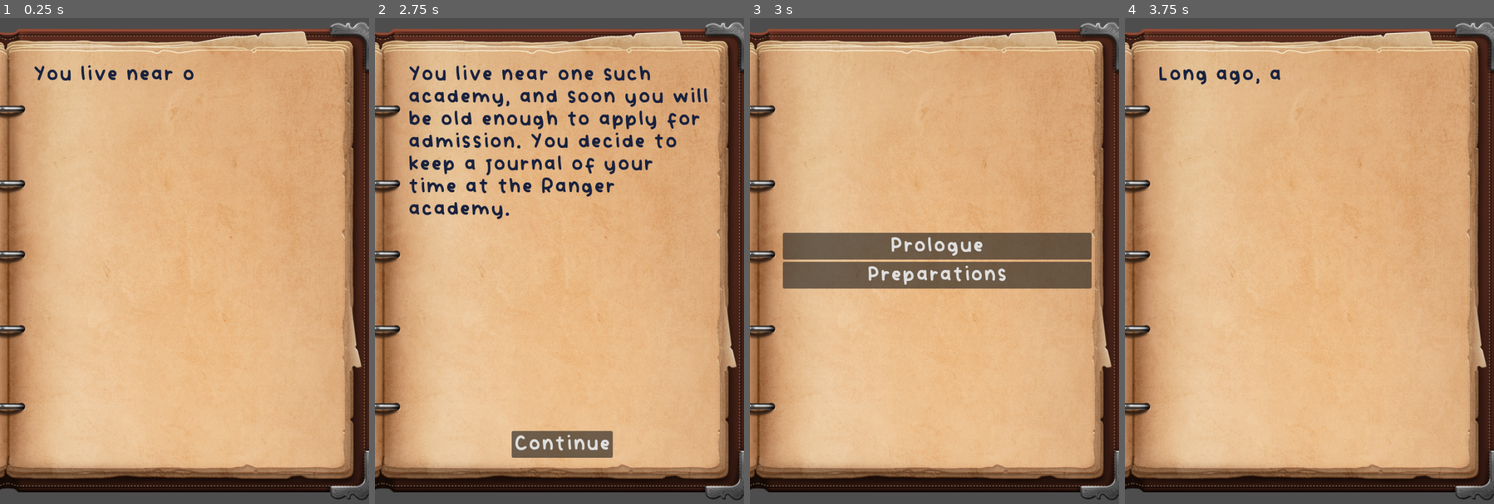
Above: before the commit, frames 1-4 (left to right).
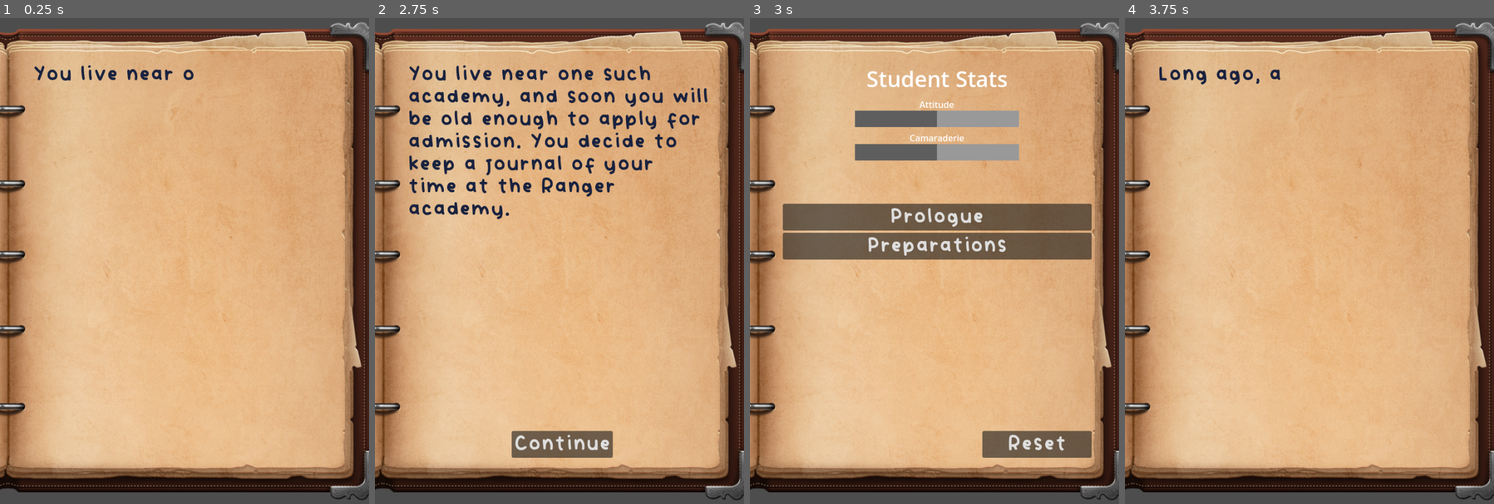
Above: after the commit, the same moments.

Repository: starlightlacuna/godot-wild-jam-75
Game: Godot game, scene res://journal.tscn
The game is run twice, just before and just after one commit, with the same random seed, the same clock (stepped at 60 frames per second) and the same inputs. The engine's default icon, where the game draws it, is replaced by a stand-in: a white triangle on a blue panel in a dark square.
Inputs:
- Up to frame 1 (0.25 s): no input
- Up to frame 2 (2.75 s): no input
- Up to frame 3 (3 s): click "Continue" at 2.75 s
- Up to frame 4 (3.75 s): click "Prologue" at 3.5 s

Frames 1-2 are identical in both runs. In frame 3, 15% of the frame differs, in the area x 8-93%, y 10-91%; in frame 4, nothing differs.

Commit message:
Add sound effects

Diff:
--- /dev/null
+++ b/Assets/Audio/Resources/page_turn1.tres
@@ -0,0 +1,9 @@
+[gd_resource type="Resource" script_class="SoundEffectData" load_steps=3 format=3 uid="uid://icrr2byqbkip"]
+
+[ext_resource type="Script" path="res://Assets/Audio/Resources/sound_effect_data.gd" id="1_1hxy6"]
+[ext_resource type="AudioStream" uid="uid://dixux5euneely" path="res://Assets/Audio/page_turn1.wav" id="1_qw7a4"]
+
+[resource]
+script = ExtResource("1_1hxy6")
+audio = ExtResource("1_qw7a4")
+volume_override = 0.0
--- /dev/null
+++ b/Assets/Audio/Resources/page_turn2.tres
@@ -0,0 +1,9 @@
+[gd_resource type="Resource" script_class="SoundEffectData" load_steps=3 format=3 uid="uid://dncqypwjoeunc"]
+
+[ext_resource type="AudioStream" uid="uid://dixux5euneely" path="res://Assets/Audio/page_turn1.wav" id="1_dxrci"]
+[ext_resource type="Script" path="res://Assets/Audio/Resources/sound_effect_data.gd" id="2_4v8nu"]
+
+[resource]
+script = ExtResource("2_4v8nu")
+audio = ExtResource("1_dxrci")
+volume_override = 0.0
--- /dev/null
+++ b/Assets/Audio/Resources/page_turn3.tres
@@ -0,0 +1,9 @@
+[gd_resource type="Resource" script_class="SoundEffectData" load_steps=3 format=3 uid="uid://dal8okfvcnwp"]
+
+[ext_resource type="AudioStream" uid="uid://d21wkxuqj2c6h" path="res://Assets/Audio/page_turn2.wav" id="1_8xyty"]
+[ext_resource type="Script" path="res://Assets/Audio/Resources/sound_effect_data.gd" id="2_qkkm5"]
+
+[resource]
+script = ExtResource("2_qkkm5")
+audio = ExtResource("1_8xyty")
+volume_override = 0.0
--- /dev/null
+++ b/Assets/Audio/Resources/page_turn4.tres
@@ -0,0 +1,9 @@
+[gd_resource type="Resource" script_class="SoundEffectData" load_steps=3 format=3 uid="uid://d3dxiu8o3x2ao"]
+
+[ext_resource type="AudioStream" uid="uid://bl2pg7b3p6g28" path="res://Assets/Audio/page_turn3.wav" id="1_70w4u"]
+[ext_resource type="Script" path="res://Assets/Audio/Resources/sound_effect_data.gd" id="2_qwv7w"]
+
+[resource]
+script = ExtResource("2_qwv7w")
+audio = ExtResource("1_70w4u")
+volume_override = 0.0
--- /dev/null
+++ b/Assets/Audio/Resources/page_turn5.tres
@@ -0,0 +1,9 @@
+[gd_resource type="Resource" script_class="SoundEffectData" load_steps=3 format=3 uid="uid://b5dw7qy26dejf"]
+
+[ext_resource type="AudioStream" uid="uid://80lbqxdg2j4k" path="res://Assets/Audio/page_turn5.wav" id="1_05gfw"]
+[ext_resource type="Script" path="res://Assets/Audio/Resources/sound_effect_data.gd" id="2_wqtq4"]
+
+[resource]
+script = ExtResource("2_wqtq4")
+audio = ExtResource("1_05gfw")
+volume_override = 0.0
--- /dev/null
+++ b/Assets/Audio/Resources/page_turn6.tres
@@ -0,0 +1,9 @@
+[gd_resource type="Resource" script_class="SoundEffectData" load_steps=3 format=3 uid="uid://dq6hy1bdt0bjy"]
+
+[ext_resource type="AudioStream" uid="uid://80lbqxdg2j4k" path="res://Assets/Audio/page_turn5.wav" id="1_1bdpg"]
+[ext_resource type="Script" path="res://Assets/Audio/Resources/sound_effect_data.gd" id="2_cqnnp"]
+
+[resource]
+script = ExtResource("2_cqnnp")
+audio = ExtResource("1_1bdpg")
+volume_override = 0.0
--- /dev/null
+++ b/Assets/Audio/Resources/page_turn7.tres
@@ -0,0 +1,9 @@
+[gd_resource type="Resource" script_class="SoundEffectData" load_steps=3 format=3 uid="uid://dr7qwrlo7bxap"]
+
+[ext_resource type="AudioStream" uid="uid://cv2y8jc65jtoc" path="res://Assets/Audio/page_turn6.wav" id="1_ennch"]
+[ext_resource type="Script" path="res://Assets/Audio/Resources/sound_effect_data.gd" id="2_t5d4i"]
+
+[resource]
+script = ExtResource("2_t5d4i")
+audio = ExtResource("1_ennch")
+volume_override = 0.0
--- /dev/null
+++ b/Assets/Audio/Resources/page_turn8.tres
@@ -0,0 +1,9 @@
+[gd_resource type="Resource" script_class="SoundEffectData" load_steps=3 format=3 uid="uid://b5m4yhyrmxd4"]
+
+[ext_resource type="AudioStream" uid="uid://sf530empenyr" path="res://Assets/Audio/page_turn7.wav" id="1_i7lgw"]
+[ext_resource type="Script" path="res://Assets/Audio/Resources/sound_effect_data.gd" id="2_vx6jm"]
+
+[resource]
+script = ExtResource("2_vx6jm")
+audio = ExtResource("1_i7lgw")
+volume_override = 0.0
--- /dev/null
+++ b/Assets/Audio/Resources/sound_effect_data.gd
@@ -0,0 +1,5 @@
+class_name SoundEffectData
+extends Resource
+
+@export var audio: AudioStream
+@export_range(-80, 24) var volume_override: float = 0
--- /dev/null
+++ b/Assets/Audio/Resources/writing1.tres
@@ -0,0 +1,9 @@
+[gd_resource type="Resource" script_class="SoundEffectData" load_steps=3 format=3 uid="uid://ca7akmlc7xvip"]
+
+[ext_resource type="AudioStream" uid="uid://cfp0p3n35dqhb" path="res://Assets/Audio/writing1.wav" id="1_47gnd"]
+[ext_resource type="Script" path="res://Assets/Audio/Resources/sound_effect_data.gd" id="2_pq202"]
+
+[resource]
+script = ExtResource("2_pq202")
+audio = ExtResource("1_47gnd")
+volume_override = 5.0
--- /dev/null
+++ b/Assets/Audio/Resources/writing2.tres
@@ -0,0 +1,9 @@
+[gd_resource type="Resource" script_class="SoundEffectData" load_steps=3 format=3 uid="uid://duh0qvgyjyrjo"]
+
+[ext_resource type="AudioStream" uid="uid://cugn03glq41pl" path="res://Assets/Audio/writing2.wav" id="1_bfywe"]
+[ext_resource type="Script" path="res://Assets/Audio/Resources/sound_effect_data.gd" id="2_3i7my"]
+
+[resource]
+script = ExtResource("2_3i7my")
+audio = ExtResource("1_bfywe")
+volume_override = 5.0
--- /dev/null
+++ b/Assets/Audio/Resources/writing3.tres
@@ -0,0 +1,9 @@
+[gd_resource type="Resource" script_class="SoundEffectData" load_steps=3 format=3 uid="uid://cjfjb50op3h5i"]
+
+[ext_resource type="AudioStream" uid="uid://neryjdmnd0kt" path="res://Assets/Audio/writing3.wav" id="1_7hy8o"]
+[ext_resource type="Script" path="res://Assets/Audio/Resources/sound_effect_data.gd" id="2_rmfp4"]
+
+[resource]
+script = ExtResource("2_rmfp4")
+audio = ExtResource("1_7hy8o")
+volume_override = 7.0
--- /dev/null
+++ b/Assets/Audio/Resources/writing4.tres
@@ -0,0 +1,9 @@
+[gd_resource type="Resource" script_class="SoundEffectData" load_steps=3 format=3 uid="uid://8a3y4ylg60m2"]
+
+[ext_resource type="AudioStream" uid="uid://bma7w2weo0wjq" path="res://Assets/Audio/writing4.wav" id="1_2ydw4"]
+[ext_resource type="Script" path="res://Assets/Audio/Resources/sound_effect_data.gd" id="2_3cf3g"]
+
+[resource]
+script = ExtResource("2_3cf3g")
+audio = ExtResource("1_2ydw4")
+volume_override = 8.0
--- /dev/null
+++ b/Assets/Audio/Resources/writing5.tres
@@ -0,0 +1,9 @@
+[gd_resource type="Resource" script_class="SoundEffectData" load_steps=3 format=3 uid="uid://da8383wh0g8yx"]
+
+[ext_resource type="AudioStream" uid="uid://bat18g6cuc1ck" path="res://Assets/Audio/writing5.wav" id="1_jfyhg"]
+[ext_resource type="Script" path="res://Assets/Audio/Resources/sound_effect_data.gd" id="2_jay7j"]
+
+[resource]
+script = ExtResource("2_jay7j")
+audio = ExtResource("1_jfyhg")
+volume_override = 8.0
--- /dev/null
+++ b/Assets/Audio/Resources/writing6.tres
@@ -0,0 +1,9 @@
+[gd_resource type="Resource" script_class="SoundEffectData" load_steps=3 format=3 uid="uid://fnlq00efetcn"]
+
+[ext_resource type="AudioStream" uid="uid://83i0m7v5peui" path="res://Assets/Audio/writing6.wav" id="1_1fgkm"]
+[ext_resource type="Script" path="res://Assets/Audio/Resources/sound_effect_data.gd" id="2_knjdn"]
+
+[resource]
+script = ExtResource("2_knjdn")
+audio = ExtResource("1_1fgkm")
+volume_override = 5.0
--- /dev/null
+++ b/Assets/Audio/Resources/writing7.tres
@@ -0,0 +1,9 @@
+[gd_resource type="Resource" script_class="SoundEffectData" load_steps=3 format=3 uid="uid://iivvp5kjxx3k"]
+
+[ext_resource type="AudioStream" uid="uid://byl555ssr63cx" path="res://Assets/Audio/writing7.wav" id="1_l5wew"]
+[ext_resource type="Script" path="res://Assets/Audio/Resources/sound_effect_data.gd" id="2_nvq3a"]
+
+[resource]
+script = ExtResource("2_nvq3a")
+audio = ExtResource("1_l5wew")
+volume_override = 5.0
--- /dev/null
+++ b/Assets/Audio/Resources/writing8.tres
@@ -0,0 +1,9 @@
+[gd_resource type="Resource" script_class="SoundEffectData" load_steps=3 format=3 uid="uid://cu5ytt2dhsxgk"]
+
+[ext_resource type="AudioStream" uid="uid://cwetgvmblbgwk" path="res://Assets/Audio/writing8.wav" id="1_bnhks"]
+[ext_resource type="Script" path="res://Assets/Audio/Resources/sound_effect_data.gd" id="2_sl413"]
+
+[resource]
+script = ExtResource("2_sl413")
+audio = ExtResource("1_bnhks")
+volume_override = 8.0
--- a/journal.gd
+++ b/journal.gd
@@ -2,18 +2,24 @@
 extends Control
 
 enum Mode { JOURNAL_ENTRY, INTERSEQUENCE }
+enum SfxType { PAGE_TURN, WRITING }
 
 @export var journal_entry_override: JournalEntryData
-@export var attitude_min_color: Color = Color("B4251C")
-@export var attitude_max_color: Color = Color("1CACB4")
-@export var camaraderie_min_color: Color = Color("4E782D")
-@export var camaraderie_max_color: Color = Color("8A50B9")
+@export var attitude_min_color: Color = Color("E21200")
+@export var attitude_max_color: Color = Color("00D0E2")
+@export var camaraderie_min_color: Color = Color("971DFF")
+@export var camaraderie_max_color: Color = Color("5FE200")
+@export_category("Audio")
+@export var page_turn_sfx: Array[SoundEffectData] = []
+@export var writing_sfx: Array[SoundEffectData] = []
 
 @onready var choice_container: HFlowContainer = %ChoiceContainer
 @onready var entry_label: JournalLabel = %EntryLabel
 @onready var journal_entry_container: VBoxContainer = %JournalEntryContainer
-@onready var intersequence_container: HBoxContainer = %IntersequenceContainer
+@onready var intersequence_container: Control = %IntersequenceContainer
 @onready var sequence_button_container: VBoxContainer = %SequenceButtonContainer
+@onready var effects_player: AudioStreamPlayer = $EffectsPlayer
+@onready var music_player: AudioStreamPlayer = $MusicPlayer
 
 const choice_button_scene: PackedScene = preload("res://UI/choice_button.tscn")
 const continue_button_data: ChoiceData = preload("res://Data/continue.tres")
@@ -56,9 +62,11 @@
 	entry_label.append_choice_text(choice_data.text + "\n")
 	JournalManager.apply_choice_effects(choice_data)
 	choice_made = true
+	_play_sfx(SfxType.WRITING)
 
 func _on_continue_button_pressed() -> void:
 	_clear_choices()
+	_play_sfx(SfxType.PAGE_TURN)
 	if current_entry.next_entry:
 		current_entry = current_entry.next_entry
 		_start_current_entry()
@@ -67,10 +75,15 @@
 		JournalManager.sequences[current_entry.sequence_tag].complete = true
 		_change_mode(Mode.INTERSEQUENCE)
 
+func _on_reset_button_pressed() -> void:
+	JournalManager.reset_progress()
+	_change_mode(Mode.INTERSEQUENCE)
+
 func _on_sequence_button_pressed(sequence_tag: String) -> void:
 	current_entry = JournalManager.get_sequence_start(sequence_tag)
 	choice_index = 0
 	_start_current_entry()
+	_play_sfx(SfxType.PAGE_TURN)
 
 func _change_mode(mode: Mode) -> void:
 	match mode:
@@ -114,9 +127,21 @@
 				color_max = camaraderie_max_color
 			var lerp_weight: float = clamp((float(value) + 4.0) / 8.0, 0.0, 8.0)
 			var color_string: String = color_min.lerp(color_max, lerp_weight).to_html(false)
-			text += "[color=#%s]%s[/color]" % [color_string, text_with_requirements.text]
+			text += "[color=#%s][outline_size=4]%s[/outline_size][/color]" % [color_string, text_with_requirements.text]
 			break
 	return text
+
+func _play_sfx(sfx_type: SfxType) -> void:
+	var audio_array: Array[SoundEffectData]
+	match sfx_type:
+		SfxType.PAGE_TURN:
+			audio_array = page_turn_sfx
+		SfxType.WRITING:
+			audio_array = writing_sfx
+	var audio_data: SoundEffectData = page_turn_sfx[randi_range(0, page_turn_sfx.size() - 1)]
+	effects_player.set_stream(audio_data.audio)
+	effects_player.set_volume_db(audio_data.volume_override)
+	effects_player.play()
 
 func _show_choices() -> void:
 	# By default, we add a continue button so we can load the next entry in the sequence.
--- a/journal.tscn
+++ b/journal.tscn
@@ -6,8 +6,24 @@
 [ext_resource type="Script" path="res://journal_label.gd" id="3_tdy8e"]
 [ext_resource type="Texture2D" uid="uid://u078a8s5bj8l" path="res://Assets/book.png" id="3_yxov7"]
 [ext_resource type="PackedScene" uid="uid://df452r7swku13" path="res://UI/choice_button.tscn" id="4_euoka"]
-[ext_resource type="Texture2D" uid="uid://b500siv7pq5d5" path="res://icon.svg" id="5_q54pe"]
+[ext_resource type="Script" path="res://Assets/Audio/Resources/sound_effect_data.gd" id="4_qp4fo"]
+[ext_resource type="Resource" uid="uid://icrr2byqbkip" path="res://Assets/Audio/Resources/page_turn1.tres" id="5_86j11"]
 [ext_resource type="Script" path="res://sequence_button.gd" id="5_s77bq"]
+[ext_resource type="Resource" uid="uid://dncqypwjoeunc" path="res://Assets/Audio/Resources/page_turn2.tres" id="6_mrem2"]
+[ext_resource type="Resource" uid="uid://dal8okfvcnwp" path="res://Assets/Audio/Resources/page_turn3.tres" id="7_lv32q"]
+[ext_resource type="Resource" uid="uid://d3dxiu8o3x2ao" path="res://Assets/Audio/Resources/page_turn4.tres" id="8_jcrpg"]
+[ext_resource type="Resource" uid="uid://b5dw7qy26dejf" path="res://Assets/Audio/Resources/page_turn5.tres" id="9_pq62e"]
+[ext_resource type="Resource" uid="uid://dq6hy1bdt0bjy" path="res://Assets/Audio/Resources/page_turn6.tres" id="10_l60nf"]
+[ext_resource type="Resource" uid="uid://dr7qwrlo7bxap" path="res://Assets/Audio/Resources/page_turn7.tres" id="11_1mko8"]
+[ext_resource type="Resource" uid="uid://b5m4yhyrmxd4" path="res://Assets/Audio/Resources/page_turn8.tres" id="12_ugnte"]
+[ext_resource type="Resource" uid="uid://ca7akmlc7xvip" path="res://Assets/Audio/Resources/writing1.tres" id="13_hqxp3"]
+[ext_resource type="Resource" uid="uid://duh0qvgyjyrjo" path="res://Assets/Audio/Resources/writing2.tres" id="14_0cc8y"]
+[ext_resource type="Resource" uid="uid://cjfjb50op3h5i" path="res://Assets/Audio/Resources/writing3.tres" id="15_ggomv"]
+[ext_resource type="Resource" uid="uid://8a3y4ylg60m2" path="res://Assets/Audio/Resources/writing4.tres" id="16_sy63e"]
+[ext_resource type="Resource" uid="uid://da8383wh0g8yx" path="res://Assets/Audio/Resources/writing5.tres" id="17_tgnjs"]
+[ext_resource type="Resource" uid="uid://fnlq00efetcn" path="res://Assets/Audio/Resources/writing6.tres" id="18_11uvy"]
+[ext_resource type="Resource" uid="uid://iivvp5kjxx3k" path="res://Assets/Audio/Resources/writing7.tres" id="19_hg33e"]
+[ext_resource type="Resource" uid="uid://cu5ytt2dhsxgk" path="res://Assets/Audio/Resources/writing8.tres" id="20_gtxl6"]
 
 [sub_resource type="Theme" id="Theme_5ffud"]
 Button/font_sizes/font_size = 56
@@ -16,6 +32,11 @@
 RichTextLabel/font_sizes/normal_font_size = 56
 RichTextLabel/fonts/normal_font = ExtResource("1_saxwu")
 
+[sub_resource type="StyleBoxFlat" id="StyleBoxFlat_gmqsb"]
+
+[sub_resource type="StyleBoxFlat" id="StyleBoxFlat_nc8xa"]
+bg_color = Color(0.370364, 0.370365, 0.370364, 1)
+
 [node name="Journal" type="Control"]
 layout_mode = 3
 anchors_preset = 15
@@ -26,8 +47,8 @@
 theme = SubResource("Theme_5ffud")
 script = ExtResource("1_i0mx5")
 journal_entry_override = ExtResource("3_n6brh")
-camaraderie_min_color = Color(0.372549, 0.568627, 0.219608, 1)
-camaraderie_max_color = Color(0.415686, 0.219608, 0.568627, 1)
+page_turn_sfx = Array[ExtResource("4_qp4fo")]([ExtResource("5_86j11"), ExtResource("6_mrem2"), ExtResource("7_lv32q"), ExtResource("8_jcrpg"), ExtResource("9_pq62e"), ExtResource("10_l60nf"), ExtResource("11_1mko8"), ExtResource("12_ugnte")])
+writing_sfx = Array[ExtResource("4_qp4fo")]([ExtResource("13_hqxp3"), ExtResource("14_0cc8y"), ExtResource("15_ggomv"), ExtResource("16_sy63e"), ExtResource("17_tgnjs"), ExtResource("18_11uvy"), ExtResource("19_hg33e"), ExtResource("20_gtxl6")])
 metadata/_edit_lock_ = true
 
 [node name="BookBackground" type="TextureRect" parent="."]
@@ -56,6 +77,7 @@
 
 [node name="JournalEntryContainer" type="VBoxContainer" parent="MarginContainer"]
 unique_name_in_owner = true
+visible = false
 layout_mode = 2
 
 [node name="EntryLabel" type="RichTextLabel" parent="MarginContainer/JournalEntryContainer"]
@@ -81,14 +103,91 @@
 [node name="ChoiceButton" parent="MarginContainer/JournalEntryContainer/ChoiceContainer" instance=ExtResource("4_euoka")]
 layout_mode = 2
 
-[node name="IntersequenceContainer" type="HBoxContainer" parent="MarginContainer"]
-unique_name_in_owner = true
-visible = false
-layout_mode = 2
+[node name="IntersequenceContainer" type="Control" parent="MarginContainer"]
+unique_name_in_owner = true
+layout_mode = 2
+metadata/_edit_lock_ = true
+
+[node name="StatsContainer" type="VBoxContainer" parent="MarginContainer/IntersequenceContainer"]
+layout_mode = 1
+anchors_preset = 10
+anchor_right = 1.0
+offset_bottom = 149.0
+grow_horizontal = 2
+size_flags_horizontal = 3
+size_flags_vertical = 4
+size_flags_stretch_ratio = 2.0
+theme_override_constants/separation = 8
+
+[node name="Label" type="Label" parent="MarginContainer/IntersequenceContainer/StatsContainer"]
+layout_mode = 2
+theme_override_font_sizes/font_size = 40
+text = "Student Stats"
+horizontal_alignment = 1
+vertical_alignment = 1
+
+[node name="AttitudeContainer" type="VBoxContainer" parent="MarginContainer/IntersequenceContainer/StatsContainer"]
+layout_mode = 2
+theme_override_constants/separation = 0
+
+[node name="Label" type="Label" parent="MarginContainer/IntersequenceContainer/StatsContainer/AttitudeContainer"]
+layout_mode = 2
+text = "Attitude"
+horizontal_alignment = 1
+vertical_alignment = 2
+
+[node name="AttitudeBar" type="ProgressBar" parent="MarginContainer/IntersequenceContainer/StatsContainer/AttitudeContainer"]
+unique_name_in_owner = true
+custom_minimum_size = Vector2(300, 30)
+layout_mode = 2
+size_flags_horizontal = 4
+size_flags_vertical = 4
+theme_override_styles/background = SubResource("StyleBoxFlat_gmqsb")
+theme_override_styles/fill = SubResource("StyleBoxFlat_nc8xa")
+min_value = -3.0
+max_value = 3.0
+step = 1.0
+rounded = true
+show_percentage = false
+
+[node name="CamaraderieContainer" type="VBoxContainer" parent="MarginContainer/IntersequenceContainer/StatsContainer"]
+layout_mode = 2
+theme_override_constants/separation = 0
+
+[node name="Label" type="Label" parent="MarginContainer/IntersequenceContainer/StatsContainer/CamaraderieContainer"]
+layout_mode = 2
+text = "Camaraderie"
+horizontal_alignment = 1
+vertical_alignment = 2
+
+[node name="CamaraderieBar" type="ProgressBar" parent="MarginContainer/IntersequenceContainer/StatsContainer/CamaraderieContainer"]
+unique_name_in_owner = true
+custom_minimum_size = Vector2(300, 30)
+layout_mode = 2
+size_flags_horizontal = 4
+size_flags_vertical = 4
+theme_override_styles/background = SubResource("StyleBoxFlat_gmqsb")
+theme_override_styles/fill = SubResource("StyleBoxFlat_nc8xa")
+min_value = -3.0
+max_value = 3.0
+step = 1.0
+rounded = true
+show_percentage = false
 
 [node name="SequenceButtonContainer" type="VBoxContainer" parent="MarginContainer/IntersequenceContainer"]
 unique_name_in_owner = true
-layout_mode = 2
+layout_mode = 1
+anchors_preset = 8
+anchor_left = 0.5
+anchor_top = 0.5
+anchor_right = 0.5
+anchor_bottom = 0.5
+offset_left = -282.5
+offset_top = -104.0
+offset_right = 282.5
+offset_bottom = 104.0
+grow_horizontal = 2
+grow_vertical = 2
 size_flags_horizontal = 3
 size_flags_vertical = 4
 size_flags_stretch_ratio = 3.0
@@ -117,26 +216,25 @@
 script = ExtResource("5_s77bq")
 sequence_tag = "expedition"
 
-[node name="StatsContainer" type="VBoxContainer" parent="MarginContainer/IntersequenceContainer"]
-visible = false
-layout_mode = 2
-size_flags_horizontal = 3
-size_flags_vertical = 4
-size_flags_stretch_ratio = 2.0
-
-[node name="TextureRect" type="TextureRect" parent="MarginContainer/IntersequenceContainer/StatsContainer"]
-layout_mode = 2
-texture = ExtResource("5_q54pe")
-stretch_mode = 5
-
-[node name="ProgressBar" type="ProgressBar" parent="MarginContainer/IntersequenceContainer/StatsContainer"]
-layout_mode = 2
-
-[node name="ProgressBar2" type="ProgressBar" parent="MarginContainer/IntersequenceContainer/StatsContainer"]
-layout_mode = 2
-
-[node name="ProgressBar3" type="ProgressBar" parent="MarginContainer/IntersequenceContainer/StatsContainer"]
-layout_mode = 2
+[node name="ResetButton" type="Button" parent="MarginContainer/IntersequenceContainer"]
+custom_minimum_size = Vector2(200, 0)
+layout_mode = 1
+anchors_preset = 3
+anchor_left = 1.0
+anchor_top = 1.0
+anchor_right = 1.0
+anchor_bottom = 1.0
+offset_left = -115.0
+offset_top = -49.0
+grow_horizontal = 0
+grow_vertical = 0
+text = "Reset"
+
+[node name="EffectsPlayer" type="AudioStreamPlayer" parent="."]
+volume_db = -80.0
+
+[node name="MusicPlayer" type="AudioStreamPlayer" parent="."]
 
 [connection signal="donezo" from="MarginContainer/JournalEntryContainer/EntryLabel" to="." method="_on_entry_label_donezo"]
 [connection signal="timeout" from="MarginContainer/JournalEntryContainer/EntryLabel/TextAdvanceTimer" to="MarginContainer/JournalEntryContainer/EntryLabel" method="_on_text_advance_timer_timeout"]
+[connection signal="pressed" from="MarginContainer/IntersequenceContainer/ResetButton" to="." method="_on_reset_button_pressed"]
--- a/journal_manager.gd
+++ b/journal_manager.gd
@@ -9,7 +9,7 @@
 var sequences: Dictionary = {
 	"prologue": {
 		"start": preload("res://Data/Prologue/prologue1.tres"),
-		"complete": false,
+		"complete": true,
 		"choice_history": [],
 		"next_sequence": "preparations"
 	},
@@ -59,3 +59,10 @@
 		printerr("Sequences dictionary doesn't have key: " + key)
 		return false
 	return sequences[key].complete
+
+func reset_progress() -> void:
+	for key in sequences:
+		if key == "prologue":
+			continue
+		sequences[key]["complete"] = false
+		(sequences[key]["choice_history"] as Array).clear()
--- a/test.gd
+++ b/test.gd
@@ -4,10 +4,29 @@
 @export var color2: Color
 @export var value: int = 0
 @export var stat_max: int = 5
+#@export var sound_effect: SoundEffectData
+@export_category("Audio 1")
+@export var audio_stream: AudioStream
+@export_range(-80, 24) var volume_override: float = 0
+@export_category("Audio 2")
+@export var audio_stream_2: AudioStream
+@export_range(-80, 24) var volume_override_2: float = 0
+
+@onready var audio_stream_player: AudioStreamPlayer = $AudioStreamPlayer
 
 
-func _process(delta: float) -> void:
-	var lerp_weight: float = clamp((float(value) + 4.0) / 8.0, 0.0, 8.0)
+func _process(_delta: float) -> void:
+	var lerp_weight: float = clamp(remap(float(value), -3.0, 3.0, 0.0, 1.0), 0.0, 1.0)
 	var color_string: String = color1.lerp(color2, lerp_weight).to_html(false)
 	%TestLabel.clear()
-	%TestLabel.append_text("[color=#%s]TEST STRING[/color]" % color_string)
+	%TestLabel.append_text("[color=#%s][outline_size=4]TEST STRING[/outline_size][/color]" % color_string)
+
+func _on_test_audio_button_pressed() -> void:
+	audio_stream_player.set_stream(audio_stream)
+	audio_stream_player.set_volume_db(volume_override)
+	audio_stream_player.play()
+
+func _on_test_audio_button_2_pressed() -> void:
+	audio_stream_player.set_stream(audio_stream_2)
+	audio_stream_player.set_volume_db(volume_override_2)
+	audio_stream_player.play()
--- a/test.tscn
+++ b/test.tscn
@@ -1,8 +1,10 @@
-[gd_scene load_steps=4 format=3 uid="uid://c3y326g06hf6g"]
+[gd_scene load_steps=6 format=3 uid="uid://c3y326g06hf6g"]
 
 [ext_resource type="Script" path="res://test.gd" id="1_2hnwi"]
+[ext_resource type="AudioStream" uid="uid://dqs6p8yx63pok" path="res://Assets/Audio/page_turn8.wav" id="2_skos0"]
 [ext_resource type="Texture2D" uid="uid://u078a8s5bj8l" path="res://Assets/book.png" id="2_xpkw7"]
 [ext_resource type="FontFile" uid="uid://l3y6ih5w8yke" path="res://Assets/Fonts/vividly/Vividly-Regular.otf" id="3_32hcn"]
+[ext_resource type="AudioStream" uid="uid://cwetgvmblbgwk" path="res://Assets/Audio/writing8.wav" id="3_a14we"]
 
 [node name="Test" type="Control"]
 layout_mode = 3
@@ -12,8 +14,11 @@
 grow_horizontal = 2
 grow_vertical = 2
 script = ExtResource("1_2hnwi")
-color1 = Color(0.305477, 0.470785, 0.176541, 1)
-color2 = Color(0.541254, 0.312213, 0.724786, 1)
+color1 = Color(0.372549, 0.886275, 0, 1)
+color2 = Color(0.590606, 0.115448, 1, 1)
+audio_stream = ExtResource("2_skos0")
+audio_stream_2 = ExtResource("3_a14we")
+volume_override_2 = 8.0
 
 [node name="BookBackground" type="TextureRect" parent="."]
 custom_minimum_size = Vector2(1280, 720)
@@ -46,3 +51,24 @@
 theme_override_font_sizes/normal_font_size = 54
 bbcode_enabled = true
 text = "enoinarst"
+
+[node name="AudioStreamPlayer" type="AudioStreamPlayer" parent="."]
+
+[node name="TestAudioButton" type="Button" parent="."]
+layout_mode = 0
+offset_left = 220.0
+offset_top = 313.0
+offset_right = 228.0
+offset_bottom = 321.0
+text = "Test Audio"
+
+[node name="TestAudioButton2" type="Button" parent="."]
+layout_mode = 0
+offset_left = 217.0
+offset_top = 357.0
+offset_right = 320.0
+offset_bottom = 388.0
+text = "Test Audio 2"
+
+[connection signal="pressed" from="TestAudioButton" to="." method="_on_test_audio_button_pressed"]
+[connection signal="pressed" from="TestAudioButton2" to="." method="_on_test_audio_button_2_pressed"]
Not shown, added: Assets/Audio/page_turn1.wav.import
Not shown, added: Assets/Audio/page_turn2.wav.import
Not shown, added: Assets/Audio/page_turn3.wav.import
Not shown, added: Assets/Audio/page_turn4.wav.import
Not shown, added: Assets/Audio/page_turn5.wav.import
Not shown, added: Assets/Audio/page_turn6.wav.import
Not shown, added: Assets/Audio/page_turn7.wav.import
Not shown, added: Assets/Audio/page_turn8.wav.import
Not shown, added: Assets/Audio/writing1.wav.import
Not shown, added: Assets/Audio/writing2.wav.import
Not shown, added: Assets/Audio/writing3.wav.import
Not shown, added: Assets/Audio/writing4.wav.import
(and 21 more such lines)
